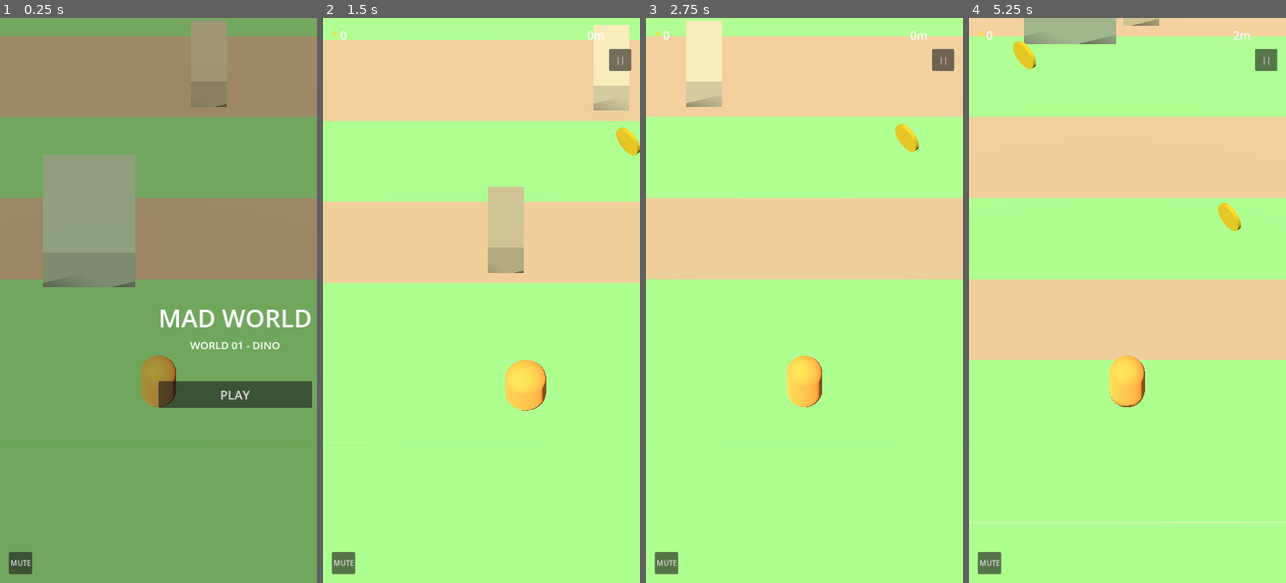
Above: before the commit, frames 1-4 (left to right).
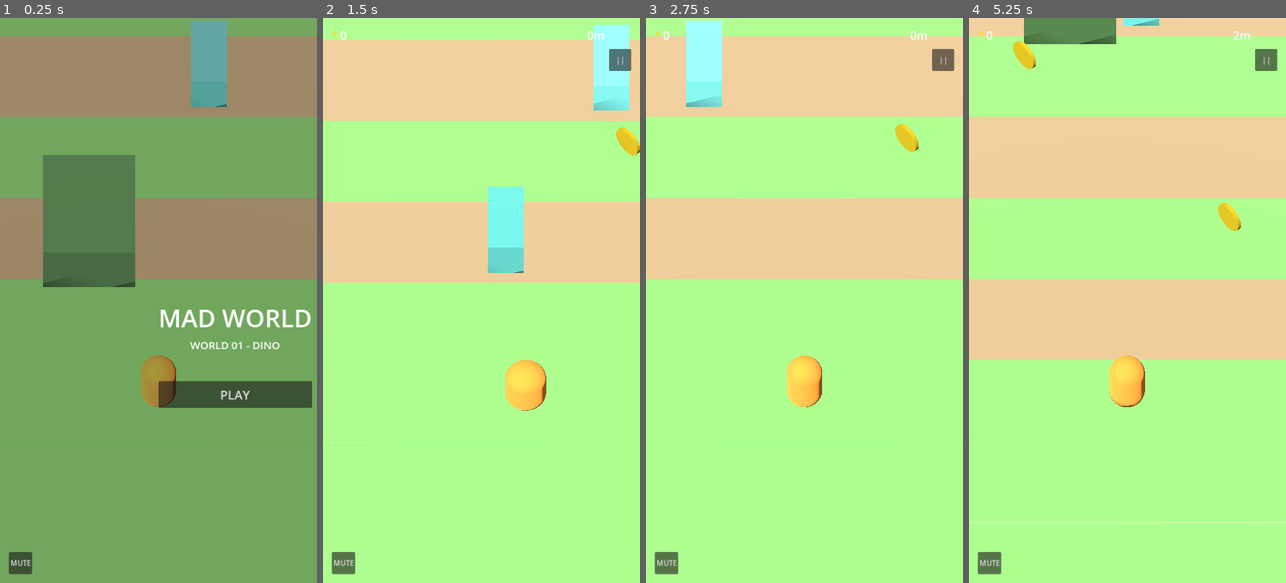
Above: after the commit, the same moments.

Repository: syhuinc/mad-world-dino
Game: Godot game, scene res://scenes/Main.tscn
Same seed, same stepped clock (60 frames per second), same inputs: the game is played once before the commit and once after it.
Inputs (mouse positions are in pixels of both pictures, inside the frame that each line leads up to):
- Up to frame 1 (0.25 s): no input
- Up to frame 2 (1.5 s): click "PLAY" at 0.5 s; tap Enter at 1.25 s; move the mouse to (551, 272) at 1.27 s; hold Right (ui_right) from 1.28 s (still down); click (551, 272) at 1.42 s
- Up to frame 3 (2.75 s): move the mouse to (741, 328) at 2.02 s; release Right (ui_right) at 2.03 s; hold Down (ui_down) from 2.03 s (still down)
- Up to frame 4 (5.25 s): move the mouse to (1159, 176) at 2.77 s; release Down (ui_down) at 2.78 s; hold Right (ui_right) 2.78-3.53 s; move the mouse to (1111, 413) at 3.52 s; hold Up (ui_up) 3.53-4.28 s; click (1111, 413) at 3.67 s; move the mouse to (1222, 385) at 4.27 s; hold Left (ui_left) from 4.28 s (still down); move the mouse to (1032, 215) at 5.02 s

The runs differ from the first frame. In frame 1, 8.5% of the frame differs, in the area x 13-72%, y 0-48%; in frame 2, 3.4%; in frame 3, 1.7%; in frame 4, 1.5%.

Commit message:
Boost dinosaur color contrast against lane ground (verified visually)
The previous dino colors were close in hue/brightness to the dirt
lane color, so obstacles blended into the ground and were only
distinguishable by their drop shadow. Rendered a screenshot to
confirm, then shifted each species to a more saturated, contrasting
color (yellow Parasaurolophus, teal Gallimimus, dark green
Triceratops, more saturated red T-Rex / blue Spinosaurus) and
re-rendered to confirm they now read clearly against both dirt and
grass lanes.

Co-Authored-By: Claude Sonnet 5 <noreply@anthropic.com>
Claude-Session: https://claude.ai/code/session_01JXumaCMtYsBuuYGGebf1B7

Diff:
--- a/scripts/LaneManager.gd
+++ b/scripts/LaneManager.gd
@@ -126,15 +126,15 @@
 func _species_data(species: int) -> Dictionary:
 	match species:
 		DinoSpecies.PARA:
-			return {"color": Color(0.75, 0.65, 0.3), "size": Vector3(1.0, 0.9, 1.8), "speed": 1.6}
+			return {"color": Color(0.85, 0.8, 0.15), "size": Vector3(1.0, 0.9, 1.8), "speed": 1.6}
 		DinoSpecies.GALLI:
-			return {"color": Color(0.6, 0.55, 0.4), "size": Vector3(0.7, 0.8, 1.5), "speed": 2.8}
+			return {"color": Color(0.35, 0.7, 0.65), "size": Vector3(0.7, 0.8, 1.5), "speed": 2.8}
 		DinoSpecies.TRI:
-			return {"color": Color(0.55, 0.6, 0.45), "size": Vector3(1.8, 1.1, 2.4), "speed": 1.1}
+			return {"color": Color(0.3, 0.45, 0.25), "size": Vector3(1.8, 1.1, 2.4), "speed": 1.1}
 		DinoSpecies.TREX:
-			return {"color": Color(0.65, 0.25, 0.2), "size": Vector3(4.4, 2.4, 3.6), "speed": 1.3}
+			return {"color": Color(0.8, 0.12, 0.12), "size": Vector3(4.4, 2.4, 3.6), "speed": 1.3}
 		DinoSpecies.SPINO:
-			return {"color": Color(0.25, 0.4, 0.55), "size": Vector3(4.6, 2.1, 4.2), "speed": 1.4}
+			return {"color": Color(0.1, 0.3, 0.75), "size": Vector3(4.6, 2.1, 4.2), "speed": 1.4}
 	return {"color": Color.WHITE, "size": Vector3.ONE, "speed": 1.0}
 
 func _spawn_dino(parent: Node3D, species: int, start_x: float, direction: float, speed_mult: float) -> Node3D:
